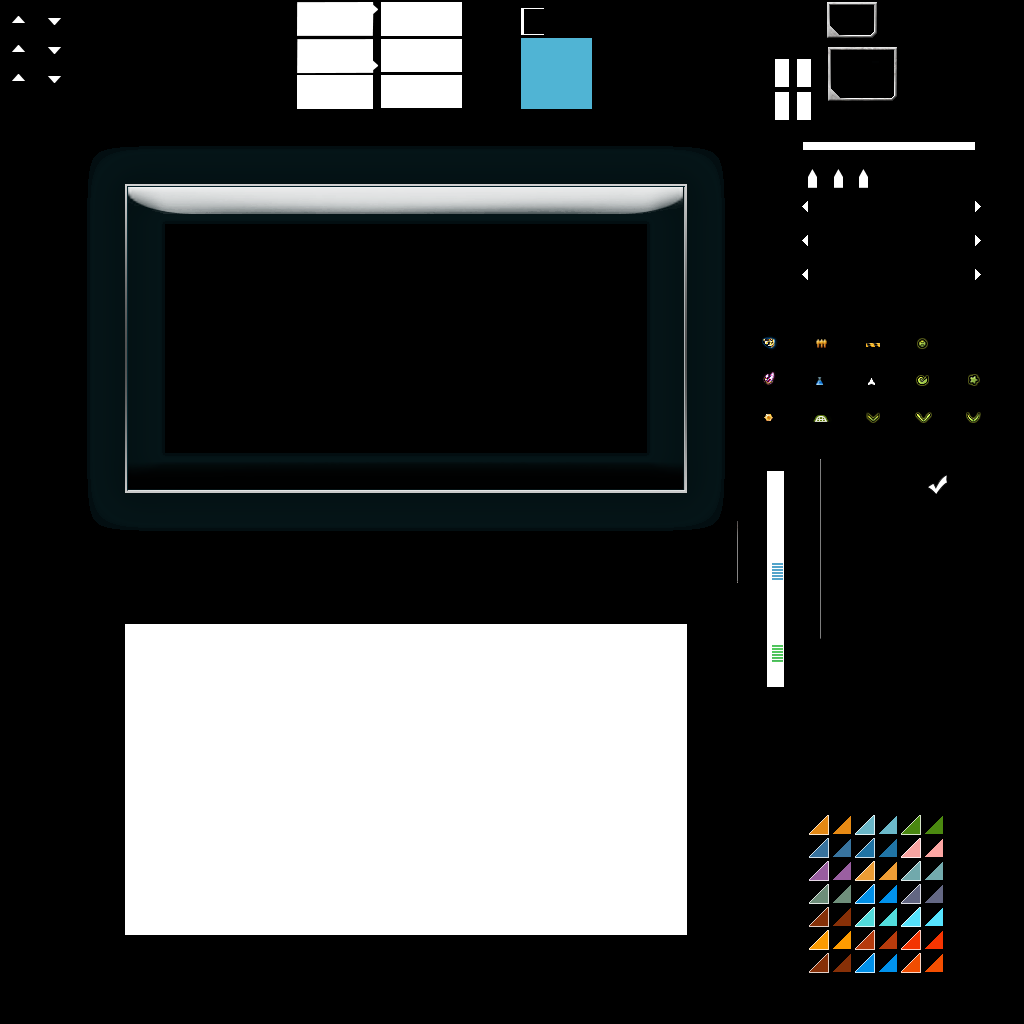
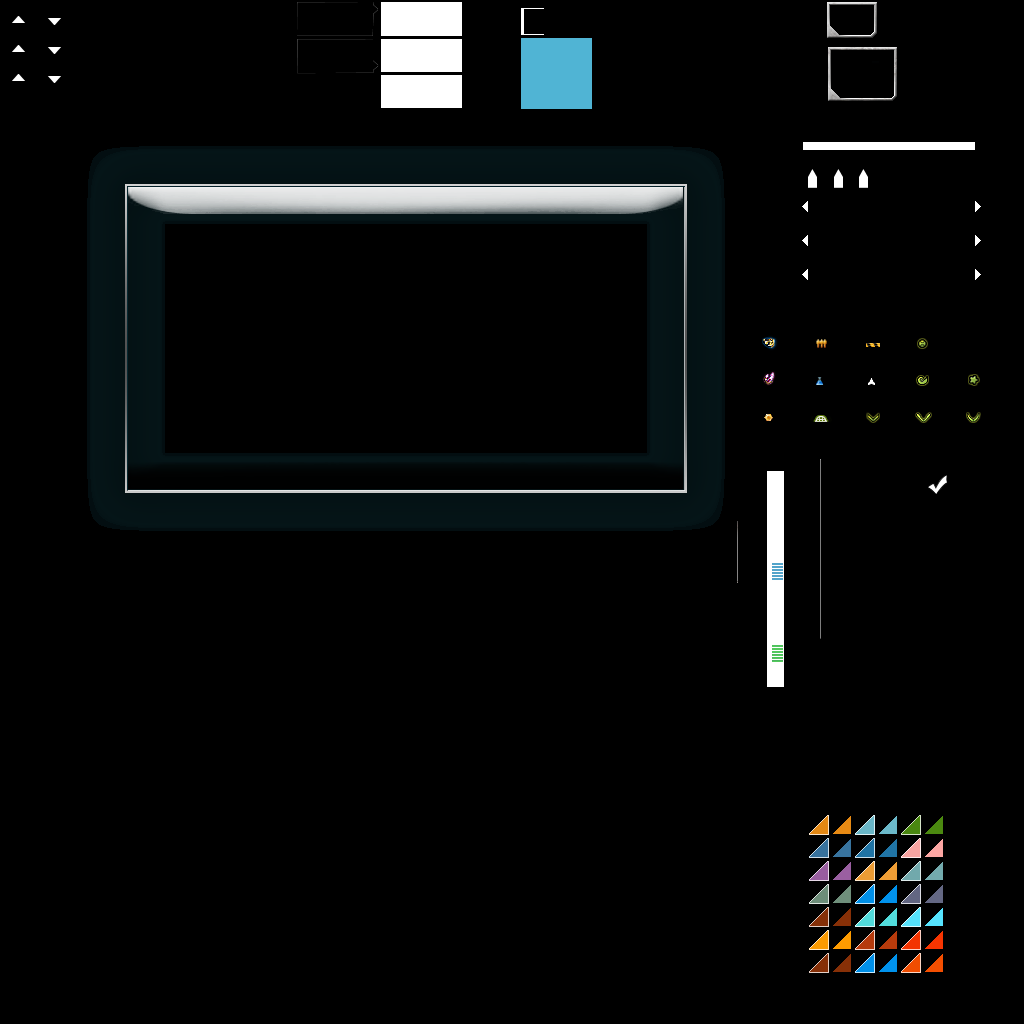
Layers edited between the first and the second 1024×1024 image:
painted on "Layer 17" over left=297, top=75, right=373, bottom=109
painted on "Layer 16" over left=297, top=39, right=378, bottom=73
painted on "Layer 15" over left=297, top=2, right=378, bottom=36
painted on "Layer 14" over left=125, top=624, right=687, bottom=935
painted on "Layer 13 copy 3" over left=775, top=92, right=789, bottom=120
painted on "Layer 13 copy 2" over left=797, top=92, right=811, bottom=120
painted on "Layer 13 copy" over left=797, top=59, right=811, bottom=87
painted on "Layer 13" over left=775, top=59, right=789, bottom=87
